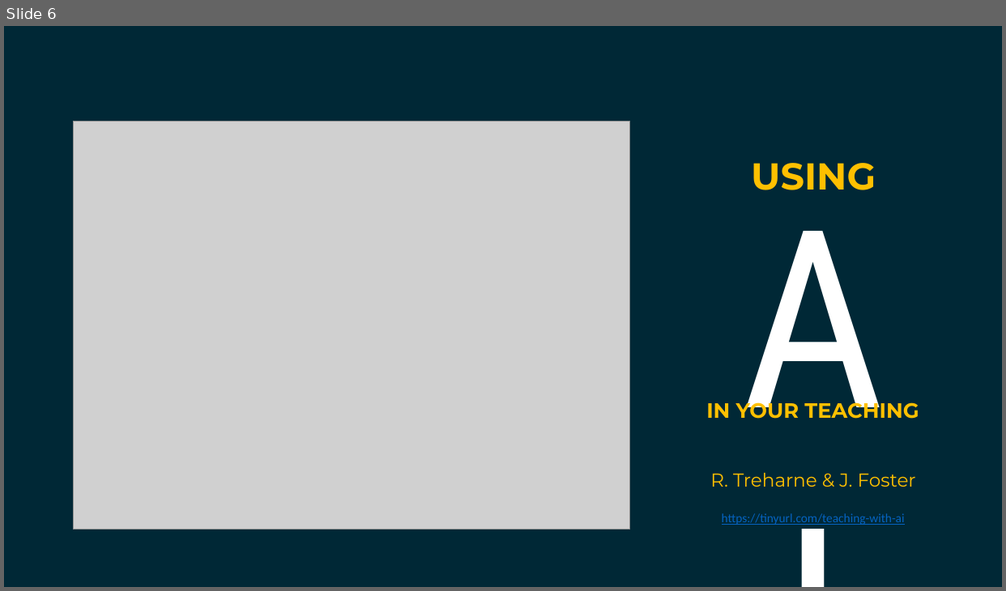
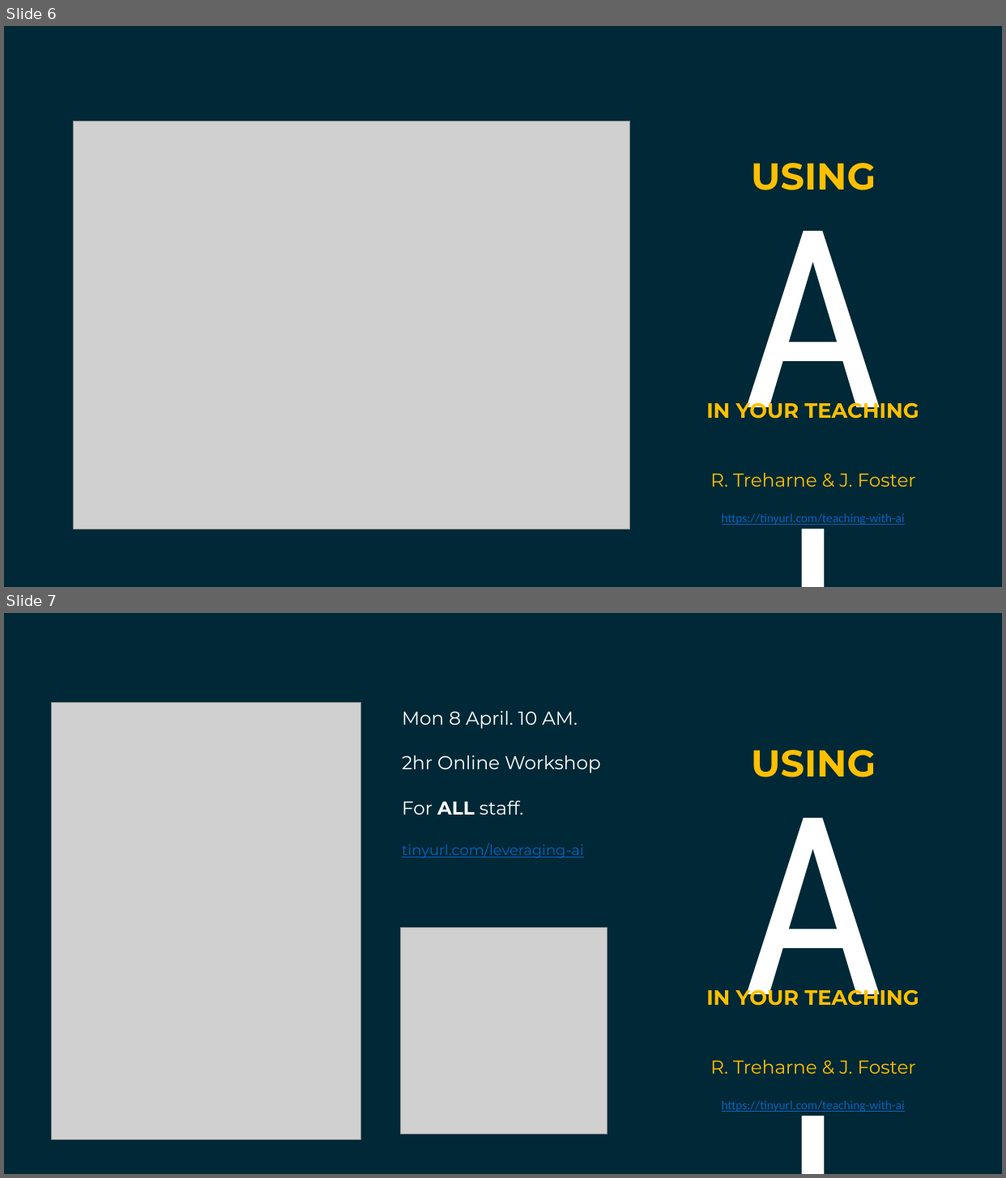
Before and after one commit to rtreharne/teaching_with_ai, a slide deck: teaching-with-ai.pptx. Shown one above the other, each under a label of ours: slide 6 before the commit, slides 6 and 7 after it. The pictures are 1006x591 and 1006x1178 pixels, drawn with LibreOffice and Linux fonts; fonts in the diff are those of the drawing; grey boxes stand for pictures. Boxes give left, top, right and bottom in pixels: in the first picture for what was removed or moved away, otherwise in the second. Text is boxed around its words. In the diff, an @@ line names an element or a change of style, - is before the commit and + after.

Commit message:
updated presentation

```diff
--- a/teaching-with-ai.pptx
+++ b/teaching-with-ai.pptx
@@ slide 7 added at [4, 613, 1002, 1174], background #002836 @@
@@ picture added at [51, 703, 360, 1140] @@
@@ text added at [402, 711, 601, 858], 18 pt, text #FFFFFF @@
+Mon 8 April. 10 AM.
+2hr Online Workshop
+For ALL staff.
+tinyurl.com/leveraging-ai
@@ text added at [731, 743, 896, 1052], 239 pt, text #FFFFFF @@
+AI
@@ text added at [751, 750, 876, 777], 36 pt, text #FFC000, bold @@
+USING
@@ picture added at [401, 928, 607, 1135] @@
@@ text added at [706, 986, 918, 1006], 20 pt, text #FFC000, bold @@
+IN YOUR TEACHING
@@ text added at [710, 1060, 916, 1074], 18 pt, text #FFC000 @@
+R. Treharne & J. Foster
@@ text added at [722, 1101, 905, 1112], 12 pt, text #0563C1, underline @@
+https://tinyurl.com/teaching-with-ai
```
